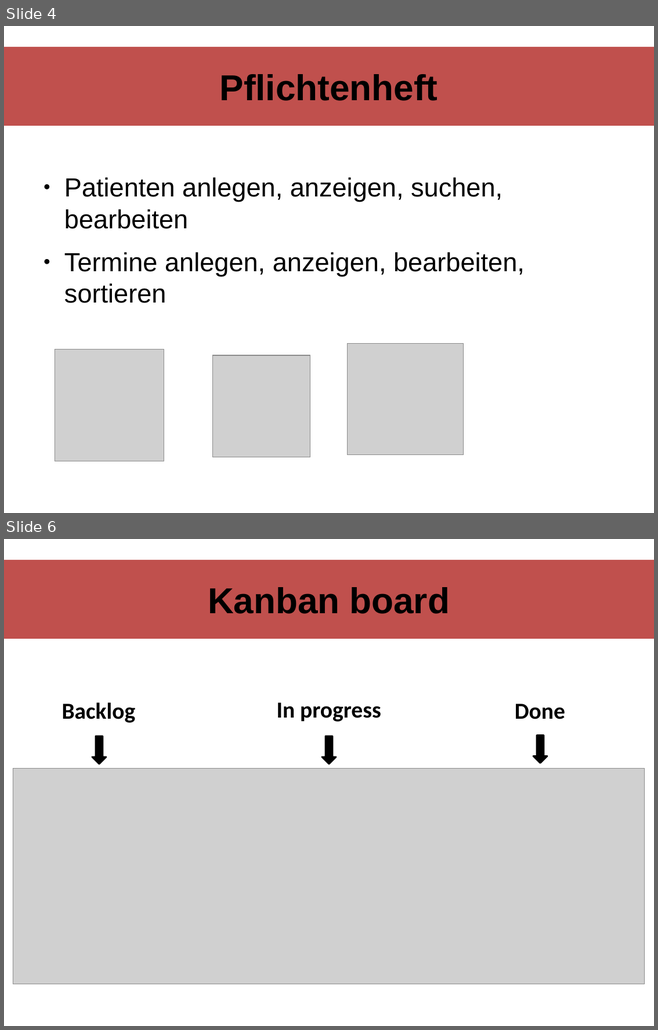
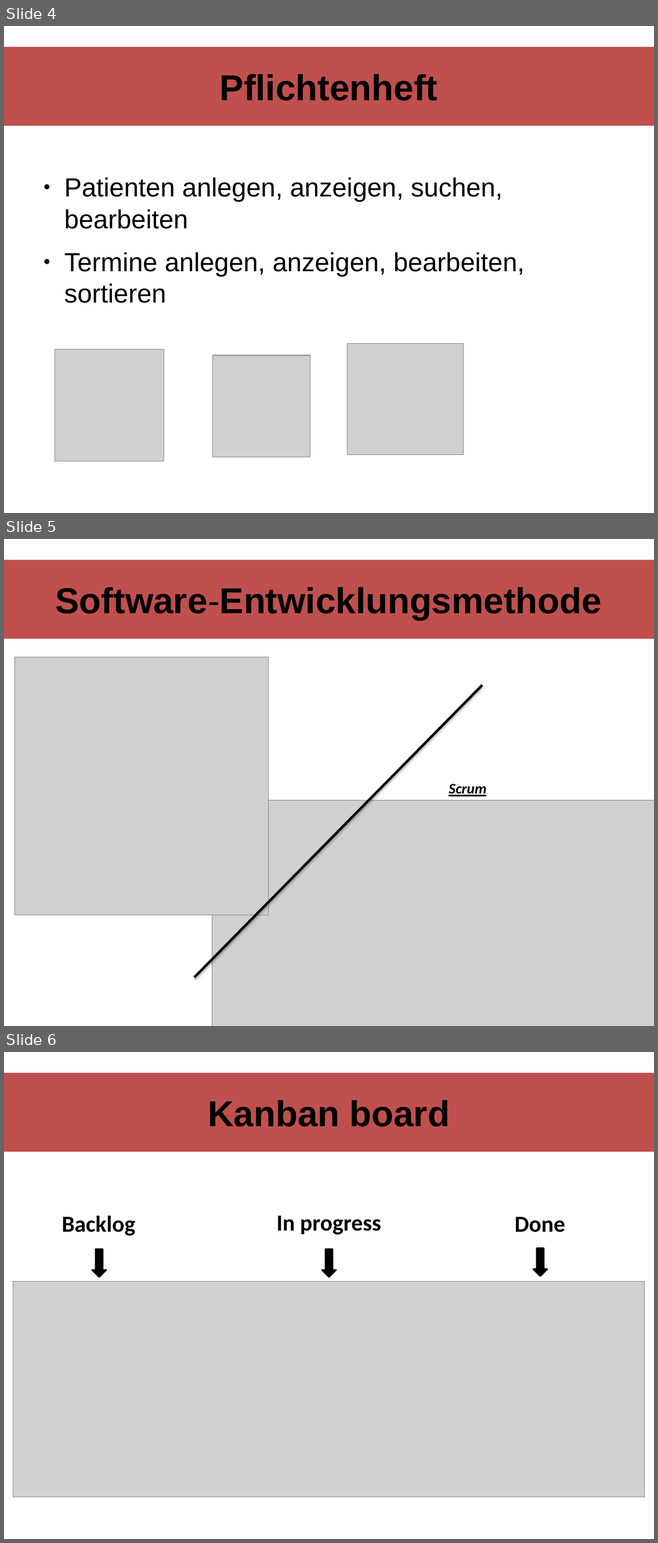
Before and after one commit to Tokariev/patientenverwaltung_v3.0, a slide deck: Patientenverwaltung v3.0/Präsi/Patientenverwaltung.pptx. Shown one above the other, each under a label of ours: slides 4 and 6 before the commit, slides 4, 5 and 6 after it; the slides between them are not shown. The pictures are 658x1030 and 658x1543 pixels, drawn with LibreOffice and Linux fonts; fonts in the diff are those of the drawing; grey boxes stand for pictures. Boxes give left, top, right and bottom in pixels: in the first picture for what was removed or moved away, otherwise in the second. Text is boxed around its words. In the diff, an @@ line names an element or a change of style, - is before the commit and + after.

```diff
--- a/Patientenverwaltung v3.0/Präsi/Patientenverwaltung.pptx
+++ b/Patientenverwaltung v3.0/Präsi/Patientenverwaltung.pptx
@@ slide 5 added at (4,539,654,1026), background #FFFFFF @@
@@ rectangle added at (4,560,654,639), fill #C0504D @@
@@ title added at (56,587,601,620), 44 pt, text #000000, bold @@
+Software-Entwicklungsmethode
@@ picture added at (14,657,268,915) @@
@@ line added from (194, 977) to (482, 685), #000000 3 pt @@
@@ text added at (448,784,486,797), 18 pt, text #000000, bold, italic, underline @@
+Scrum
@@ picture added at (212,801,654,1026) @@
```
Also in this commit, not shown: 4 slides changed, 1 slide removed.
